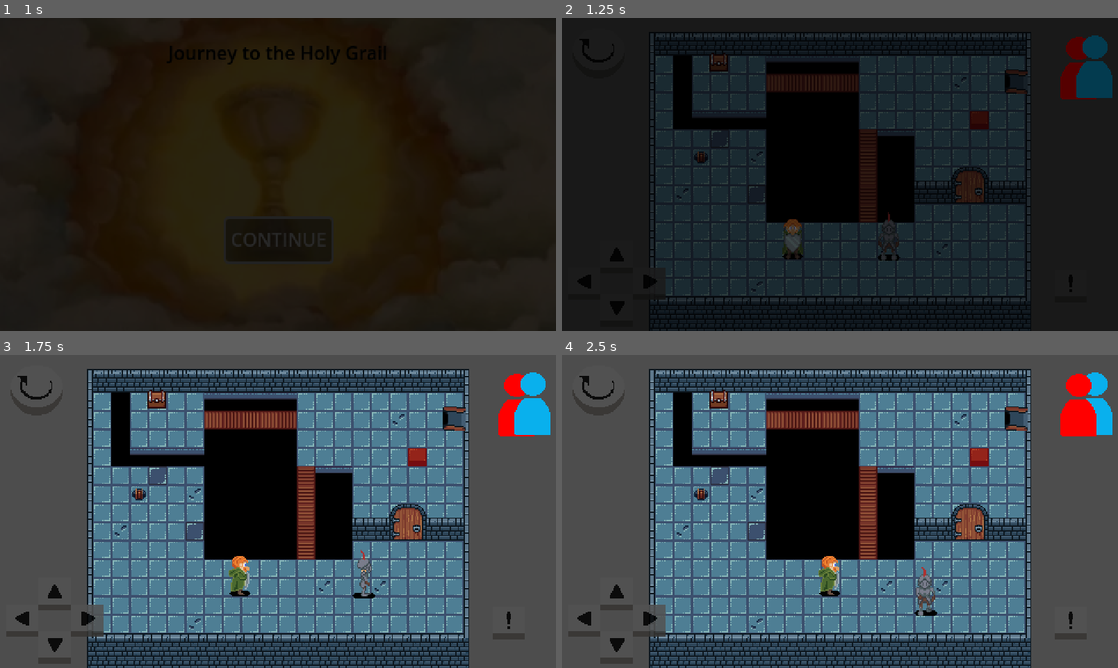
Above: before the commit, frames 1-4 (two rows, left to right).
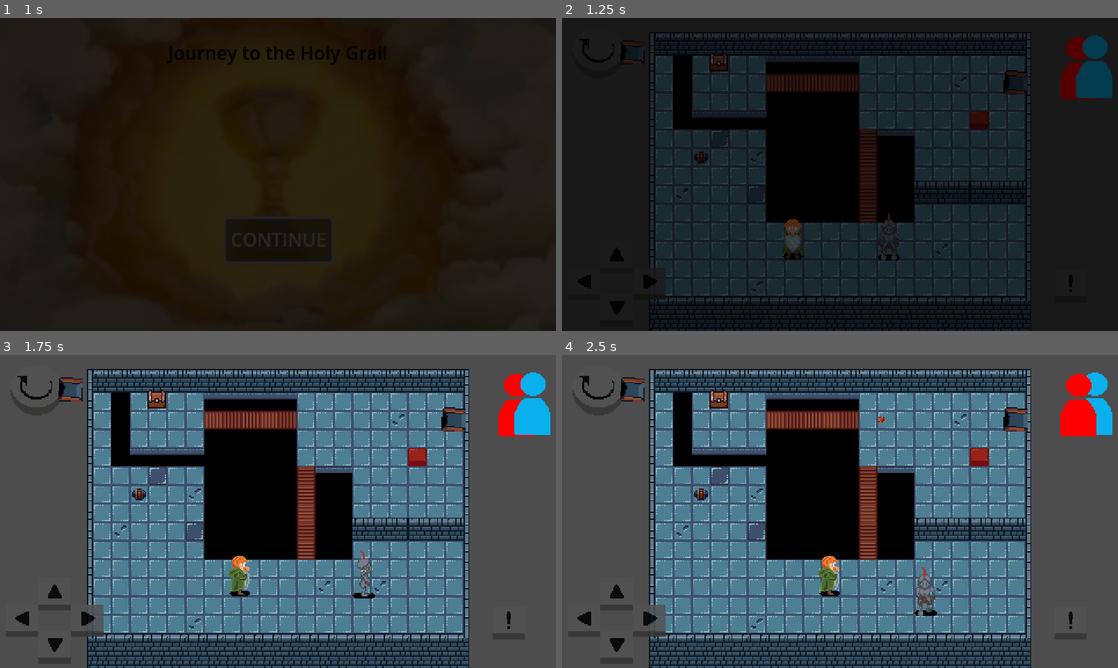
Above: after the commit, the same moments.

Repository: gumaciel/awesome-game-jam-01
Game: Godot game, scene res://scenes/main/main.tscn
Two runs of this game, one before a commit and one after it. Both use one fixed random seed, a clock stepped at 60 frames per second and the inputs below. The engine's default icon, where the game draws it, is replaced by a stand-in: a white triangle on a blue panel in a dark square.
Inputs:
- Up to frame 1 (1 s): click "CONTINUE" at 0.5 s
- Up to frame 2 (1.25 s): no input
- Up to frame 3 (1.75 s): tap Enter (ui_accept) at 1.25, 1.52 s; hold Right (ui_right) from 1.28 s (still down)
- Up to frame 4 (2.5 s): release Right (ui_right) at 2.03 s; hold Down (ui_down) from 2.03 s (still down); tap Enter (ui_accept) at 2.27 s

Frame 1 is identical in both runs. In frame 2, 0.6% of the frame differs, in the area x 10-84%, y 8-59%; in frame 3, 1.1%; in frame 4, 1.2%, in the area x 10-84%, y 7-59%.

Commit message:
alguns ajustes
troca de sprite da porta e implementação do placeholder do canhão de flecas

Diff:
--- /dev/null
+++ b/assets/objects/gate_base.tres
@@ -0,0 +1,7 @@
+[gd_resource type="AtlasTexture" load_steps=2 format=3 uid="uid://qydr30bhjbsh"]
+
+[ext_resource type="Texture2D" uid="uid://c5pkevvh45ajg" path="res://assets/tilesets/castle_tileset.png" id="1_sscsl"]
+
+[resource]
+atlas = ExtResource("1_sscsl")
+region = Rect2(128, 96, 32, 79)
--- a/scenes/levels/test_scene.tscn
+++ b/scenes/levels/test_scene.tscn
@@ -9,6 +9,7 @@
 [ext_resource type="PackedScene" uid="uid://brjiawffrb0mt" path="res://scenes/prefabs/door.tscn" id="7_7678i"]
 [ext_resource type="PackedScene" uid="uid://dl3ttrlhekoyu" path="res://scenes/prefabs/chest.tscn" id="8_uqrte"]
 [ext_resource type="PackedScene" uid="uid://c1vpo374p7liy" path="res://scenes/prefabs/button.tscn" id="9_5akqn"]
+[ext_resource type="PackedScene" uid="uid://cqu45akdgiwwe" path="res://scenes/prefabs/arrow_canon.tscn" id="10_fnev7"]
 
 [node name="TestScene" type="Control"]
 layout_mode = 3
@@ -53,11 +54,11 @@
 position = Vector2(199, 198)
 
 [node name="FireCanon" parent="." instance=ExtResource("6_shbqr")]
-position = Vector2(392, 55)
+position = Vector2(61, 30)
 rotation = 1.5708
 
 [node name="Door" parent="." instance=ExtResource("7_7678i")]
-position = Vector2(352, 144)
+position = Vector2(352, 150)
 
 [node name="Chest" parent="." instance=ExtResource("8_uqrte")]
 position = Vector2(135, 38)
@@ -65,6 +66,10 @@
 [node name="Button" parent="." instance=ExtResource("9_5akqn")]
 position = Vector2(360, 88)
 
+[node name="ArrowCanon" parent="." instance=ExtResource("10_fnev7")]
+position = Vector2(392, 56)
+rotation = 1.5708
+
 [connection signal="call_scenario" from="Player2" to="Scenario" method="_on_player_2_call_scenario"]
 [connection signal="call_scenario" from="Player1" to="Scenario" method="_on_player_1_call_scenario"]
 [connection signal="area_entered" from="Button" to="Door" method="_on_button_area_entered"]
--- /dev/null
+++ b/scenes/prefabs/arrow.tscn
@@ -0,0 +1,8 @@
+[gd_scene load_steps=2 format=3 uid="uid://pcb8xb6qds2b"]
+
+[ext_resource type="Texture2D" uid="uid://6ugea8h3tobl" path="res://assets/objects/fire_ball_base.tres" id="1_jvx6a"]
+
+[node name="Arrow" type="Node2D"]
+
+[node name="Sprite2D" type="Sprite2D" parent="."]
+texture = ExtResource("1_jvx6a")
--- /dev/null
+++ b/scenes/prefabs/arrow_canon.tscn
@@ -0,0 +1,18 @@
+[gd_scene load_steps=3 format=3 uid="uid://cqu45akdgiwwe"]
+
+[ext_resource type="Script" path="res://world/object_scripts/arrow_canon.gd" id="1_1hego"]
+[ext_resource type="Texture2D" uid="uid://bqbpxqd3lwnr1" path="res://assets/objects/cannon_base.tres" id="1_vptar"]
+
+[node name="ArrowCanon" type="Node2D"]
+script = ExtResource("1_1hego")
+
+[node name="Sprite2D" type="Sprite2D" parent="."]
+texture = ExtResource("1_vptar")
+
+[node name="Timer" type="Timer" parent="."]
+autostart = true
+
+[node name="Target" type="Node2D" parent="."]
+position = Vector2(0, 269)
+
+[connection signal="timeout" from="Timer" to="." method="_on_timer_timeout"]
--- a/scenes/prefabs/door.tscn
+++ b/scenes/prefabs/door.tscn
@@ -1,19 +1,54 @@
-[gd_scene load_steps=4 format=3 uid="uid://brjiawffrb0mt"]
+[gd_scene load_steps=7 format=3 uid="uid://brjiawffrb0mt"]
 
-[ext_resource type="Texture2D" uid="uid://dfg5apwxslren" path="res://assets/objects/door_base.tres" id="1_gmpjs"]
 [ext_resource type="Script" path="res://world/object_scripts/door.gd" id="1_il01q"]
+[ext_resource type="Texture2D" uid="uid://qydr30bhjbsh" path="res://assets/objects/gate_base.tres" id="2_2ats6"]
 
 [sub_resource type="RectangleShape2D" id="RectangleShape2D_wryko"]
-size = Vector2(32, 32)
+size = Vector2(32, 20)
+
+[sub_resource type="Animation" id="Animation_odpok"]
+resource_name = "open"
+tracks/0/type = "value"
+tracks/0/imported = false
+tracks/0/enabled = true
+tracks/0/path = NodePath("DoorSprite:frame")
+tracks/0/interp = 1
+tracks/0/loop_wrap = true
+tracks/0/keys = {
+"times": PackedFloat32Array(0, 0.2, 0.4, 0.6),
+"transitions": PackedFloat32Array(1, 1, 1, 1),
+"update": 1,
+"values": [0, 1, 2, 3]
+}
+
+[sub_resource type="Animation" id="Animation_lia3n"]
+length = 0.001
+tracks/0/type = "value"
+tracks/0/imported = false
+tracks/0/enabled = true
+tracks/0/path = NodePath("DoorSprite:frame")
+tracks/0/interp = 1
+tracks/0/loop_wrap = true
+tracks/0/keys = {
+"times": PackedFloat32Array(0),
+"transitions": PackedFloat32Array(1),
+"update": 1,
+"values": [0]
+}
+
+[sub_resource type="AnimationLibrary" id="AnimationLibrary_0syqo"]
+_data = {
+"RESET": SubResource("Animation_lia3n"),
+"open": SubResource("Animation_odpok")
+}
 
 [node name="Door" type="Node2D"]
 script = ExtResource("1_il01q")
 
 [node name="DoorSprite" type="Sprite2D" parent="."]
 z_index = -1
-texture = ExtResource("1_gmpjs")
-hframes = 2
-frame = 1
+texture = ExtResource("2_2ats6")
+vframes = 4
 
 [node name="StaticBody2D" type="StaticBody2D" parent="."]
 collision_layer = 2
@@ -21,3 +56,8 @@
 
 [node name="CollisionShape2D" type="CollisionShape2D" parent="StaticBody2D"]
 shape = SubResource("RectangleShape2D_wryko")
+
+[node name="GateAnimation" type="AnimationPlayer" parent="."]
+libraries = {
+"": SubResource("AnimationLibrary_0syqo")
+}
--- /dev/null
+++ b/world/object_scripts/arrow_canon.gd
@@ -0,0 +1,13 @@
+extends Node2D
+
+@onready var arrow = preload("res://scenes/prefabs/arrow.tscn")
+@onready var target_pos = $Target.position
+
+func _on_timer_timeout() -> void:
+	var arrow_instance = arrow.instantiate()
+	self.add_child(arrow_instance)
+	var arrom_move = create_tween()
+	arrom_move.tween_property(arrow_instance,"position", target_pos,1)
+	await arrom_move.finished
+	arrow_instance.queue_free()
+	pass # Replace with function body.
--- a/world/object_scripts/door.gd
+++ b/world/object_scripts/door.gd
@@ -2,15 +2,16 @@
 
 @onready var door_spr = $DoorSprite
 @onready var static_colision = $StaticBody2D/CollisionShape2D
+@onready var animation = $GateAnimation
 
 
 func _on_button_area_entered(area: Area2D) -> void:
-	door_spr.frame = 0
+	animation.play("open")
 	static_colision.set_deferred("disabled",true)
 	door_spr.z_index = 0
 
 
 func _on_button_area_exited(area: Area2D) -> void:
-	door_spr.frame = 1
+	animation.play_backwards("open")
 	static_colision.set_deferred("disabled",false)
 	door_spr.z_index = -1
Binary file changed: assets/tilesets/castle_tileset.png
Not shown: 1 places in scenes/levels/test_scene.tscn that only renumber resources
